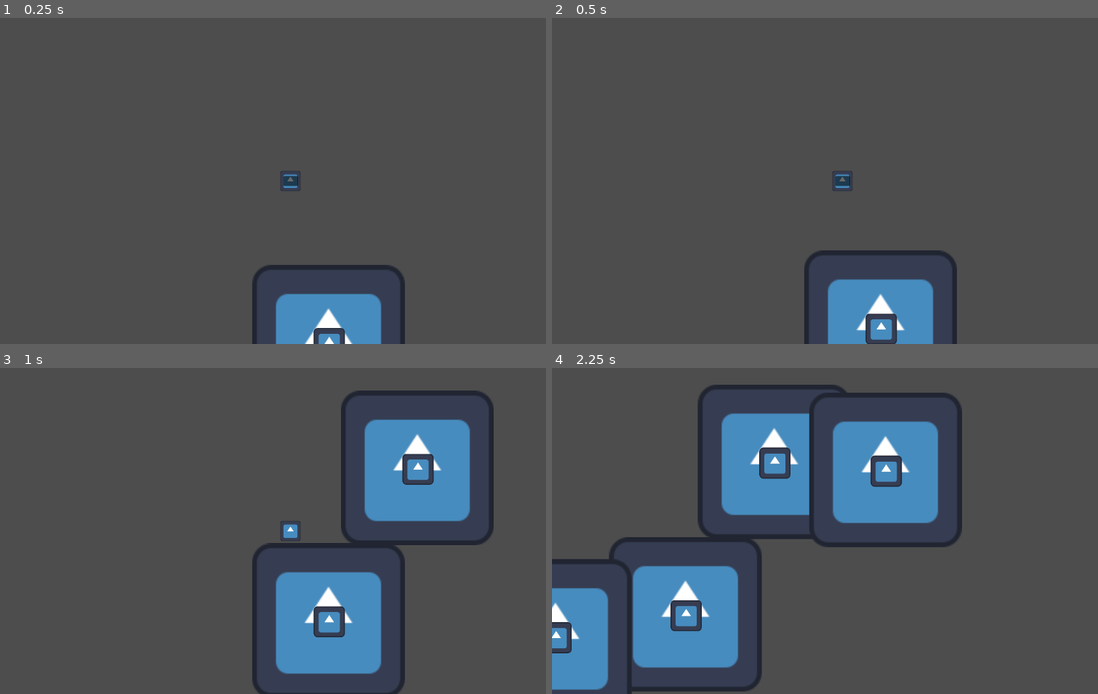
Above: before the commit, frames 1-4 (two rows, left to right).
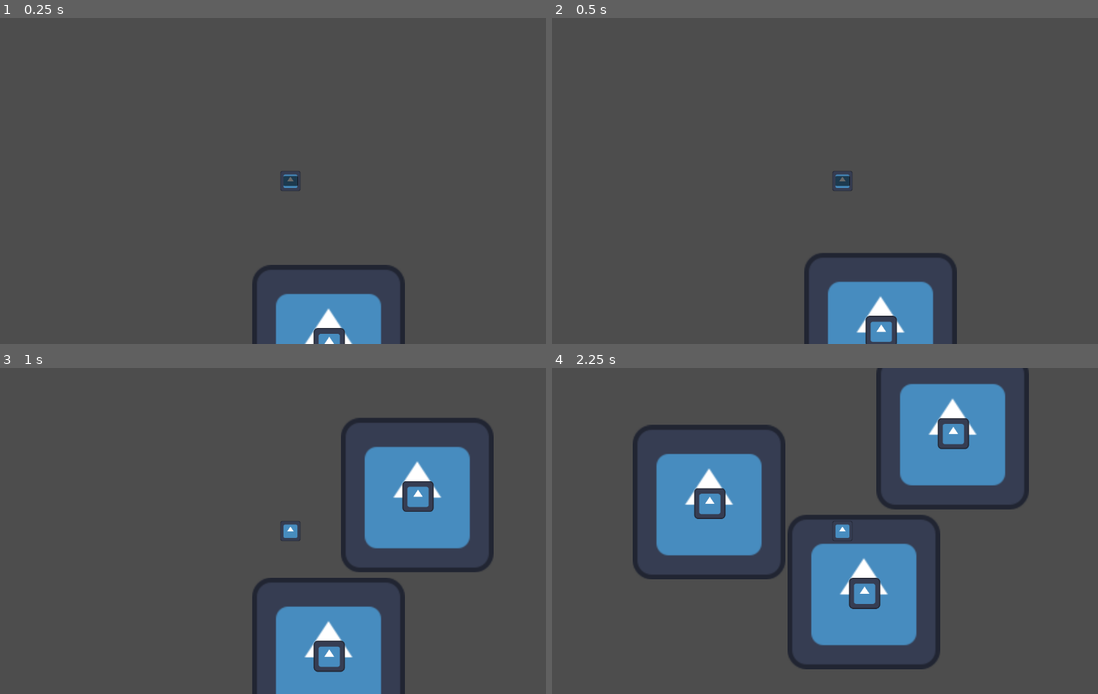
Above: after the commit, the same moments.

Repository: Eagleast/No_platform_the_game
Game: Godot game, scene res://Scenes/node_2d.tscn
Two runs of this game, one before a commit and one after it. Both use one fixed random seed, a clock stepped at 60 frames per second and the inputs below. The engine's default icon, where the game draws it, is replaced by a stand-in: a white triangle on a blue panel in a dark square.
Inputs (mouse positions are in pixels of both pictures, inside the frame that each line leads up to):
- Up to frame 1 (0.25 s): no input
- Up to frame 2 (0.5 s): no input
- Up to frame 3 (1 s): tap Enter (ui_accept) at 0.5, 0.77 s; move the mouse to (420, 514) at 0.52 s; hold D (right) from 0.53 s (still down); click (420, 514) at 0.6 s
- Up to frame 4 (2.25 s): move the mouse to (726, 547) at 1.27 s; click (726, 547) at 1.35 s; tap Enter (ui_accept) at 1.52 s; move the mouse to (901, 459) at 2.02 s; release D (right) at 2.03 s; hold A (left) from 2.03 s (still down); click (901, 459) at 2.1 s

Frame 1 is identical in both runs. In frame 2, 0.9% of the frame differs, in the area x 46-74%, y 71-100%; in frame 3, 11%; in frame 4, 38%, in the area x 0-88%, y 0-100%.

Commit message:
chien
commit chioen

Diff:
--- /dev/null
+++ b/Scenes/jumper.tscn
@@ -0,0 +1,42 @@
+[gd_scene load_steps=6 format=3 uid="uid://dktch85c0os70"]
+
+[ext_resource type="Texture2D" uid="uid://brtt04gm73rop" path="res://icon.svg" id="1_5tifr"]
+[ext_resource type="Script" path="res://Scripts/jumper.gd" id="1_p6lrq"]
+
+[sub_resource type="PhysicsMaterial" id="PhysicsMaterial_54ssp"]
+
+[sub_resource type="CircleShape2D" id="CircleShape2D_l5evq"]
+radius = 63.2851
+
+[sub_resource type="CircleShape2D" id="CircleShape2D_7wnkw"]
+radius = 64.1249
+
+[node name="Jumper" type="RigidBody2D"]
+position = Vector2(0, -63)
+physics_material_override = SubResource("PhysicsMaterial_54ssp")
+gravity_scale = 0.0
+script = ExtResource("1_p6lrq")
+max_jump_vel = 3000.0
+time_to_max_jump = 2.0
+
+[node name="Sprite2D" type="Sprite2D" parent="."]
+texture = ExtResource("1_5tifr")
+
+[node name="CollisionShape2D" type="CollisionShape2D" parent="."]
+shape = SubResource("CircleShape2D_l5evq")
+
+[node name="Area2D" type="Area2D" parent="."]
+
+[node name="CollisionShape2D" type="CollisionShape2D" parent="Area2D"]
+shape = SubResource("CircleShape2D_7wnkw")
+
+[node name="Camera2D" type="Camera2D" parent="."]
+zoom = Vector2(0.59, 0.59)
+
+[node name="Timer" type="Timer" parent="."]
+process_callback = 0
+wait_time = 0.1
+one_shot = true
+
+[connection signal="body_entered" from="." to="." method="_on_body_entered"]
+[connection signal="timeout" from="Timer" to="." method="_on_timer_timeout"]
--- /dev/null
+++ b/Scenes/jumper_scene.tscn
@@ -0,0 +1,52 @@
+[gd_scene load_steps=5 format=3 uid="uid://gx8k05ycsa23"]
+
+[ext_resource type="PackedScene" uid="uid://dktch85c0os70" path="res://Scenes/jumper.tscn" id="1_csb1s"]
+[ext_resource type="Texture2D" uid="uid://brtt04gm73rop" path="res://icon.svg" id="1_jxg68"]
+[ext_resource type="PackedScene" uid="uid://8c2jm66q6n25" path="res://Scenes/platform_movable.tscn" id="3_nln7u"]
+
+[sub_resource type="RectangleShape2D" id="RectangleShape2D_mfd2g"]
+size = Vector2(4.34, 29.705)
+
+[node name="jumper_scene" type="Node2D"]
+
+[node name="Sprite2D2" type="Sprite2D" parent="."]
+position = Vector2(881, -65.25)
+scale = Vector2(22.6563, 21.9102)
+texture = ExtResource("1_jxg68")
+
+[node name="Jumper" parent="." instance=ExtResource("1_csb1s")]
+position = Vector2(-324, -51)
+max_jump_vel = 1500.0
+time_to_max_jump = 1.0
+
+[node name="outside_walls" type="Node2D" parent="."]
+
+[node name="StaticBody2D" type="StaticBody2D" parent="outside_walls"]
+
+[node name="CollisionShape2D" type="CollisionShape2D" parent="outside_walls/StaticBody2D"]
+position = Vector2(-783, -107)
+scale = Vector2(100, 100)
+shape = SubResource("RectangleShape2D_mfd2g")
+
+[node name="CollisionShape2D2" type="CollisionShape2D" parent="outside_walls/StaticBody2D"]
+position = Vector2(2561, -107)
+scale = Vector2(100, 100)
+shape = SubResource("RectangleShape2D_mfd2g")
+
+[node name="CollisionShape2D3" type="CollisionShape2D" parent="outside_walls/StaticBody2D"]
+position = Vector2(870.75, -1692)
+rotation = 1.5708
+scale = Vector2(100, 100)
+shape = SubResource("RectangleShape2D_mfd2g")
+
+[node name="CollisionShape2D4" type="CollisionShape2D" parent="outside_walls/StaticBody2D"]
+position = Vector2(903, 1560)
+rotation = 1.5708
+scale = Vector2(100, 100)
+shape = SubResource("RectangleShape2D_mfd2g")
+
+[node name="Environement" type="Node2D" parent="."]
+position = Vector2(2.08165e-12, 2.08165e-12)
+
+[node name="sol" parent="Environement" instance=ExtResource("3_nln7u")]
+position = Vector2(6, 120)
--- a/Scenes/not_a_player.gd
+++ b/Scenes/not_a_player.gd
@@ -4,14 +4,14 @@
 var not_pullers = []
 @export var MAX_VELOCITY = Vector2(10000, 10000)
 
-func max_velocity(velocity):
-	if velocity.y > MAX_VELOCITY.y :
+func max_velocity(chien):
+	if chien.y > MAX_VELOCITY.y :
 		velocity.y = MAX_VELOCITY.y
-	if velocity.x > MAX_VELOCITY.x :
+	if chien.x > MAX_VELOCITY.x :
 		velocity.x = MAX_VELOCITY.x
-	if velocity.y < -MAX_VELOCITY.y :
+	if chien.y < -MAX_VELOCITY.y :
 		velocity.y = -MAX_VELOCITY.y
-	if velocity.x < -MAX_VELOCITY.x :
+	if chien.x < -MAX_VELOCITY.x :
 		velocity.x = -MAX_VELOCITY.x
 
 func gravitational_pull_remove(body_pos):
--- /dev/null
+++ b/Scenes/platform_movable.tscn
@@ -0,0 +1,32 @@
+[gd_scene load_steps=5 format=3 uid="uid://8c2jm66q6n25"]
+
+[ext_resource type="Script" path="res://Scripts/platform_movable.gd" id="1_b14m2"]
+[ext_resource type="Texture2D" uid="uid://brtt04gm73rop" path="res://icon.svg" id="1_iw2k4"]
+
+[sub_resource type="RectangleShape2D" id="RectangleShape2D_ma3fa"]
+size = Vector2(128.686, 129.87)
+
+[sub_resource type="RectangleShape2D" id="RectangleShape2D_6nx1j"]
+size = Vector2(10.3008, 12)
+
+[node name="sol" type="RigidBody2D" groups=["platform"]]
+position = Vector2(524, 390)
+mass = 2.0
+gravity_scale = 1.66533e-16
+script = ExtResource("1_b14m2")
+
+[node name="Sprite2D" type="Sprite2D" parent="."]
+position = Vector2(1, 3.8147e-06)
+texture = ExtResource("1_iw2k4")
+
+[node name="CollisionShape2D" type="CollisionShape2D" parent="."]
+position = Vector2(1, 0)
+rotation = 3.14159
+shape = SubResource("RectangleShape2D_ma3fa")
+
+[node name="Area2D" type="Area2D" parent="." groups=["platform"]]
+
+[node name="CollisionShape2D" type="CollisionShape2D" parent="Area2D"]
+position = Vector2(2.08165e-12, 2.08165e-12)
+scale = Vector2(1, 0.999999)
+shape = SubResource("RectangleShape2D_6nx1j")
--- /dev/null
+++ b/Scenes/platform_not_moving.tscn
@@ -0,0 +1,16 @@
+[gd_scene load_steps=3 format=3 uid="uid://x7b22gic4j7r"]
+
+[ext_resource type="Texture2D" uid="uid://brtt04gm73rop" path="res://icon.svg" id="1_g6gpr"]
+
+[sub_resource type="RectangleShape2D" id="RectangleShape2D_0su1h"]
+size = Vector2(127, 127)
+
+[node name="StaticBody2D" type="StaticBody2D"]
+
+[node name="Sprite2D" type="Sprite2D" parent="." groups=["platform"]]
+scale = Vector2(1, -1)
+texture = ExtResource("1_g6gpr")
+
+[node name="CollisionShape2D" type="CollisionShape2D" parent="."]
+position = Vector2(-0.5, -0.5)
+shape = SubResource("RectangleShape2D_0su1h")
